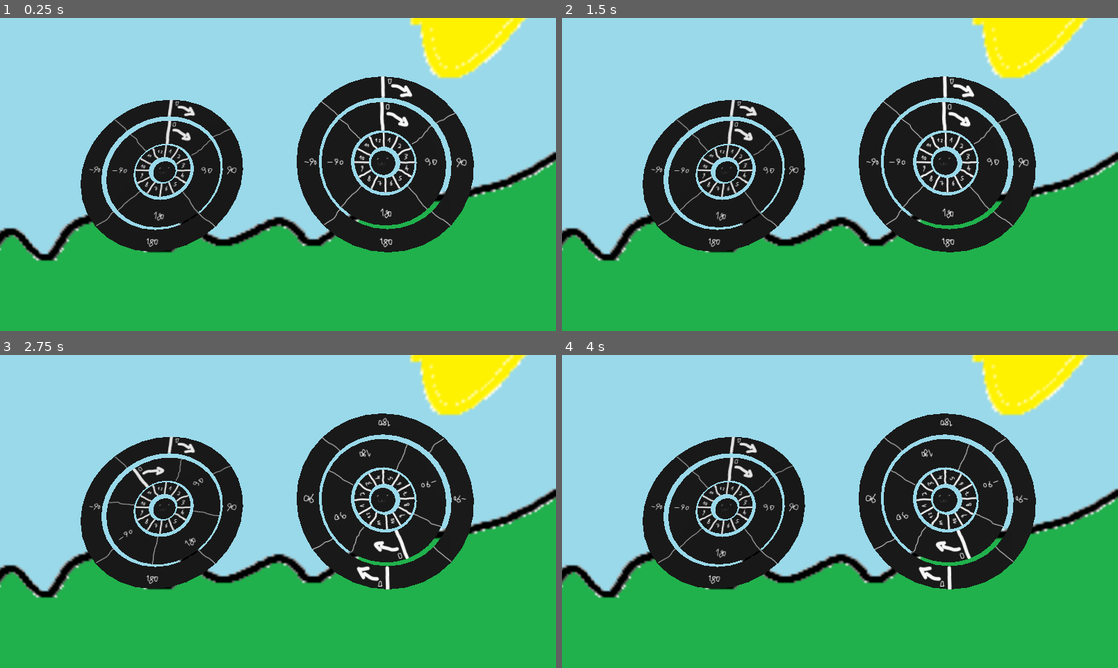
Above: before the commit, frames 1-4 (two rows, left to right).
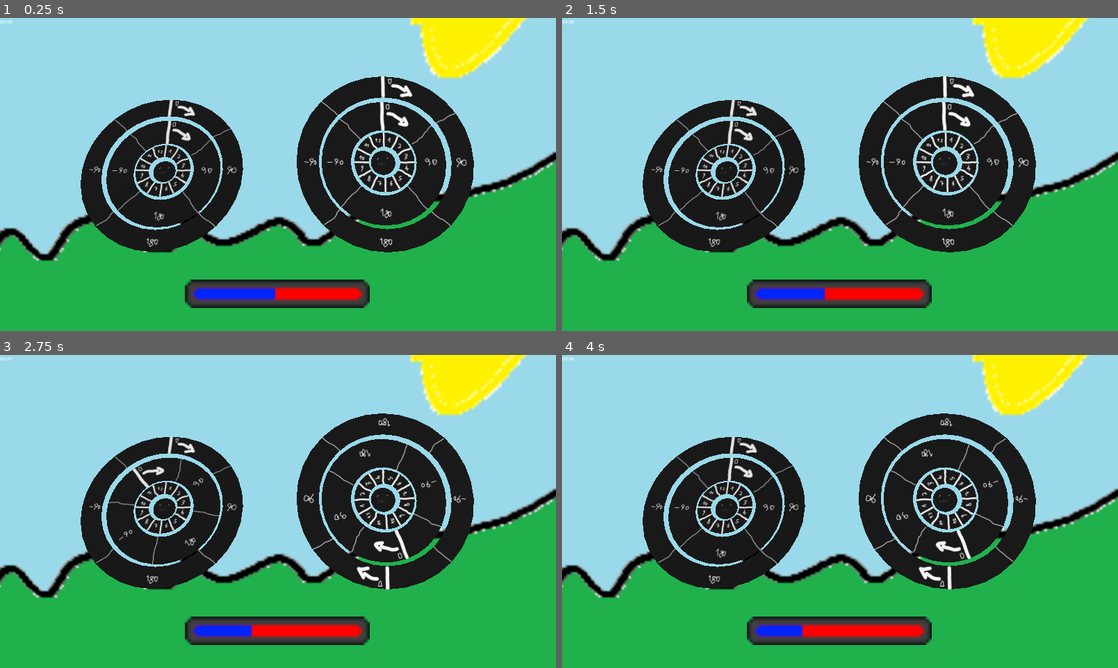
Above: after the commit, the same moments.

Repository: elpozewaunig/SacrilegiousTerminus
Game: Godot game, scene res://maintest.tscn
Two runs of this game, one before a commit and one after it. Both use one fixed random seed, a clock stepped at 60 frames per second and the inputs below.
Inputs:
- Up to frame 1 (0.25 s): no input
- Up to frame 2 (1.5 s): hold Right (input-right) 0.53-1.28 s; tap Down (input-before) at 0.6 s; tap Enter at 1.25 s; hold A (input-left) from 1.28 s (still down); tap Space (input-next) at 1.35 s
- Up to frame 3 (2.75 s): release A (input-left) at 2.03 s; hold Right (input-right) from 2.03 s (still down); tap 1 (temporaryNewSpinCommand) at 2.1 s
- Up to frame 4 (4 s): tap Down (input-before) at 2.85 s; tap Space (input-next) at 3.5, 3.6 s; release Right (input-right) at 3.53 s; hold A (input-left) from 3.53 s (still down)

The runs differ from the first frame. In frame 1, 3.0% of the frame differs, in the area x 0-67%, y 0-93%; in frame 2, 3.0%; in frame 3, 3.0%; in frame 4, 3.0%.

Commit message:
added basic evaluation and ui elements

Diff:
--- /dev/null
+++ b/code/game_manager.gd
@@ -0,0 +1,23 @@
+extends Node3D
+
+@export var timer: Timer
+@export var timerLabel: Label
+
+var inLevel: bool = false
+
+# Called when the node enters the scene tree for the first time.
+func _ready() -> void:
+	timer.start(300) # 5min = 300sec
+	timer.start(10) # 5min = 300sec
+	inLevel = true
+
+
+# Called every frame. 'delta' is the elapsed time since the previous frame.
+func _process(delta: float) -> void:
+	timerLabel.text = "%02d:%02d" % timer.getTimeFromTimer()
+
+func getSignalThatLevelStarts() -> void:
+	inLevel = true
+
+func getSignalThatLevelEnds() -> void:
+	inLevel = false
--- a/code/roundManager.gd
+++ b/code/roundManager.gd
@@ -4,11 +4,16 @@
 var opponentSpins: Array
 @export var playerWheel: Node3D
 @export var opponentWheel: Node3D
+@export var progressBar: TextureProgressBar
 
 var ringCount: int
 var wheelSizes: Array
 
+var score:float
+
+const maxScore:int = 100
 const segmenctCount:int = 3
+const progressDuration:int = 20
 
 # Called when the node enters the scene tree for the first time.
 func _ready() -> void:
@@ -20,22 +25,25 @@
 	if ringCount > 2: # outerRing exists
 		wheelSizes.append(playerWheel.outerRing.segmentCount)
 
+	score = 50
+
 
 # Called every frame. 'delta' is the elapsed time since the previous frame.
 func _process(delta: float) -> void:
-	var score = evaluatePosition()
+	var eval = evaluatePosition()
 	#score --> #0 falash, #1 ich akzeptiere, #2 Q1-Lösung
 	# 1 can be ignored for now, is for possible extensions with partial points
-	# TODO: Add evaluation function here
-		# if falash --> continuous -= Default*(% time till new spin) (1/3 nix, 2/3 ~50%, 3/4 ~minitest)
-		# if perfect --> continuous += Default
-			#if perfect solution bonus Points when respinning - maybe, prob not
-			# acceptable (inner ring opposite, middle ring equal, outer ring equal) (discarded idea)
 
-
-
+	if eval == 0 && score != 0:
+		#TODO: (% time till new spin) (1/3 nix, 2/3 ~50%, 3/4 ~minitest)
+		score -= maxScore * delta /progressDuration
+		if score < 0: score = 0
+	elif eval == 2 && score != maxScore:
+		score += maxScore * delta /progressDuration
+		if score>maxScore: score = maxScore
 
 	print(score)
+	progressBar.update(score, maxScore)
 
 
 func evaluatePosition() -> int: #0 falash, #1 ich akzeptiere, #2 Q1-Lösung
--- a/maintest.tscn
+++ b/maintest.tscn
@@ -1,9 +1,30 @@
-[gd_scene load_steps=5 format=3 uid="uid://8gpddvo73c18"]
+[gd_scene load_steps=10 format=3 uid="uid://8gpddvo73c18"]
 
-[ext_resource type="PackedScene" uid="uid://ccelpifkgb5xq" path="res://scenes/SpellCastWheel/ManualWheel.tscn" id="1_p0fva"]
+[ext_resource type="PackedScene" uid="uid://ccelpifkgb5xq" path="res://scenes/SpellCastWheel/SpellCastWheel.tscn" id="1_p0fva"]
+[ext_resource type="Script" path="res://code/game_manager.gd" id="2_j851o"]
 [ext_resource type="Script" path="res://code/roundManager.gd" id="2_lq0ph"]
 [ext_resource type="Texture2D" uid="uid://capvl4scxoh2v" path="res://scenes/SceneBackground/background.png" id="2_xgapr"]
 [ext_resource type="PackedScene" uid="uid://dqtcwmca5ongg" path="res://scenes/SpellCastWheel/AutomaticWheel.tscn" id="3_knfil"]
+[ext_resource type="Texture2D" uid="uid://dnlq0t0f24tw0" path="res://assets/sprites/progressBar/healthbarUnder.png" id="5_5injm"]
+[ext_resource type="Texture2D" uid="uid://dlcs2chgbvxv2" path="res://assets/sprites/progressBar/healthbarProgress.png" id="6_pr30r"]
+
+[sub_resource type="GDScript" id="GDScript_3xbnb"]
+resource_name = "michiMakesProgress"
+script/source = "extends TextureProgressBar
+func update(currentHealth:float, maxHealth:int):
+	value = currentHealth * 100 / maxHealth
+"
+
+[sub_resource type="GDScript" id="GDScript_3kbci"]
+resource_name = "timer"
+script/source = "extends Timer
+
+func getTimeFromTimer() -> Array:
+	var timeLeft = time_left
+	var minute = floor(timeLeft / 60)
+	var second = int(timeLeft) % 60
+	return [minute, second]
+"
 
 [node name="root" type="Node3D"]
 
@@ -17,13 +38,50 @@
 
 [node name="DirectionalLight3D" type="DirectionalLight3D" parent="."]
 
-[node name="roundManager" type="Node3D" parent="." node_paths=PackedStringArray("playerWheel", "opponentWheel")]
+[node name="GameManager" type="Node3D" parent="." node_paths=PackedStringArray("timer", "timerLabel")]
+script = ExtResource("2_j851o")
+timer = NodePath("CanvasLayer/Timer")
+timerLabel = NodePath("CanvasLayer/Label")
+
+[node name="roundManager" type="Node3D" parent="GameManager" node_paths=PackedStringArray("playerWheel", "opponentWheel", "progressBar")]
 script = ExtResource("2_lq0ph")
 playerWheel = NodePath("ManualWheel")
 opponentWheel = NodePath("AutomaticWheel")
+progressBar = NodePath("CanvasLayer/TextureProgressBar")
 
-[node name="AutomaticWheel" parent="roundManager" instance=ExtResource("3_knfil")]
+[node name="AutomaticWheel" parent="GameManager/roundManager" instance=ExtResource("3_knfil")]
 transform = Transform3D(1, 0, 0, 0, 0.414693, -0.909961, 0, 0.909961, 0.414693, 1.208, 0.53, -1.245)
 
-[node name="ManualWheel" parent="roundManager" instance=ExtResource("1_p0fva")]
+[node name="ManualWheel" parent="GameManager/roundManager" instance=ExtResource("1_p0fva")]
 transform = Transform3D(1, 0, 0, 0, 0.614285, -0.789084, 0, 0.789084, 0.614285, -1.43457, 0.316572, -1.57377)
+
+[node name="CanvasLayer" type="CanvasLayer" parent="GameManager/roundManager"]
+
+[node name="TextureProgressBar" type="TextureProgressBar" parent="GameManager/roundManager/CanvasLayer"]
+anchors_preset = 7
+anchor_left = 0.5
+anchor_top = 1.0
+anchor_right = 0.5
+anchor_bottom = 1.0
+offset_left = -322.0
+offset_top = -178.0
+offset_right = -258.0
+offset_bottom = -138.0
+grow_horizontal = 2
+grow_vertical = 0
+scale = Vector2(10, 10)
+size_flags_horizontal = 4
+size_flags_vertical = 4
+texture_under = ExtResource("5_5injm")
+texture_progress = ExtResource("6_pr30r")
+script = SubResource("GDScript_3xbnb")
+
+[node name="CanvasLayer" type="CanvasLayer" parent="GameManager"]
+
+[node name="Timer" type="Timer" parent="GameManager/CanvasLayer"]
+one_shot = true
+script = SubResource("GDScript_3kbci")
+
+[node name="Label" type="Label" parent="GameManager/CanvasLayer"]
+offset_right = 40.0
+offset_bottom = 23.0
Binary file added: assets/sprites/progressBar/healthbarProgress.png
Not shown, added: assets/sprites/progressBar/healthbarProgress.png.import
Binary file added: assets/sprites/progressBar/healthbarUnder.png
Not shown, added: assets/sprites/progressBar/healthbarUnder.png.import
Renamed: scenes/SpellCastWheel/ManualWheel.tscn -> scenes/SpellCastWheel/SpellCastWheel.tscn
